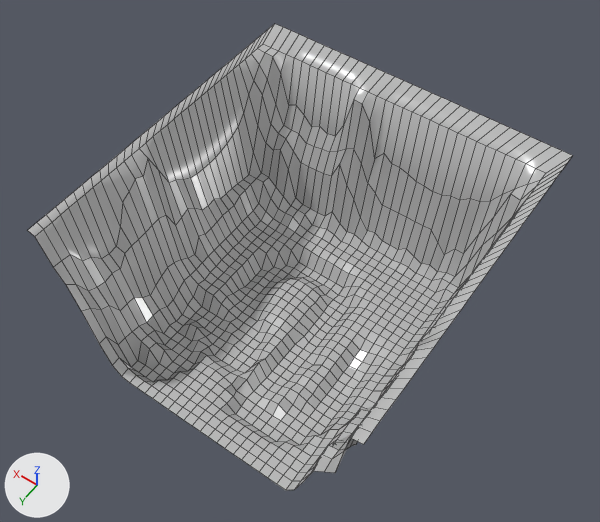
Before and after pictures for a commit that changed the Blender file level/level0/assets/ice_map.blend.
Camera for both pictures: a camera (50 mm lens) standing at (-178.0, 248.0, 450.0) and looking at (4.0, -8.0, 48.0). The axes (+X, +Y, +Z) are drawn at lower left. The lights are the same throughout. Mesh edges are drawn as thin lines.

In view in the first picture: 'Plane_Plane.003'.
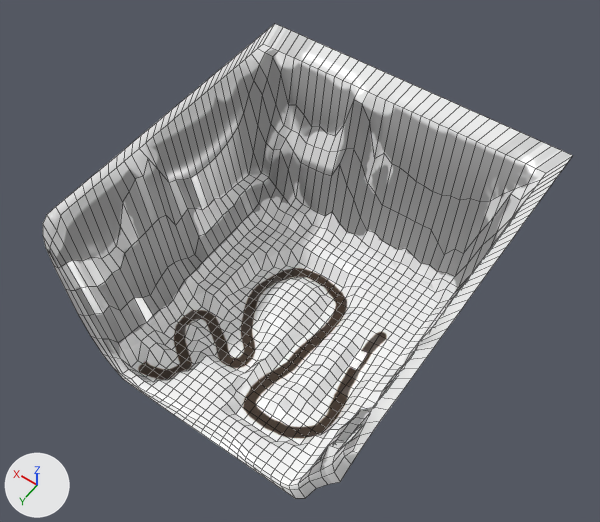
What differs and where, as boxes [x1, y1, x2, y2] in the pictures (600 x 522 px):
'Plane_Plane.003', surface changed, reshaped (grey to white): before [27, 24, 573, 490]; after [43, 24, 573, 499]
part 1 of me_plane_plane_003, built on: before [27, 207, 388, 490]; after [43, 207, 388, 499]

What the commit changed:
Picture 'Untitled' (img_untitled) is new.
In material 'None' (mat_none), base_color is no longer (0.5, 0.5, 0.5), grey #bcbcbc.
In material 'None' (mat_none), texture is now set to img_untitled.
me_plane_plane_003 is used by ob_plane_plane_003; location (0.0, 0.0, 0.0); rotation (1.571, 0.0, 0.0), in degrees (90, 0, 0).
me_plane_plane_003 had 1186 vertices, 1120 faces and spanned x -107.0..107.0, y -14.0..111.0, z -100.0..122.0.
me_plane_plane_003 now has 1252 vertices, 1186 faces and spans x -107.0..107.0, y -14.0..111.0, z -100.0..122.0.
Part 1, on me_plane_plane_003:
2 faces are deleted.
5 vertices in x -50.0..38.0, y 0.0, z -100.0..-94.0 move by (0.0, 0.0, 2.0).
4 vertices in x -19.0..6.0, y 0.0, z -100.0 move by (0.0, -1.0, 5.0).
3 vertices in x -19.0..-6.0, y 0.0, z -94.0 move by (0.0, -1.0, 3.0).
3 vertices in x 25.0..50.0, y 0.0, z -100.0..-94.0 move by (0.0, 0.0, 1.0).
3 vertices in x 12.0..75.0, y 0.0..27.0, z -100.0 move by (1.0, -1.0, 4.0).
50 vertices move from x -107.0..107.0, y -1.0..111.0, z -100.0..-87.0 to x -106.0..106.0, y -1.0..108.0, z -100.0..-87.0.
55 vertices are added at x -104.0..102.0, y -2.0..95.0, z -100.0..-96.0.
6 new vertices lie (7.0, 0.0, 0.0) away from vertices in x -69.0..48.0, y -2.0..0.0, z -100.0..-98.0.
5 new vertices lie (-6.0, 0.0, 0.0) away from vertices in x -52.0..48.0, y -2.0..0.0, z -100.0..-98.0.
68 new faces join them.
